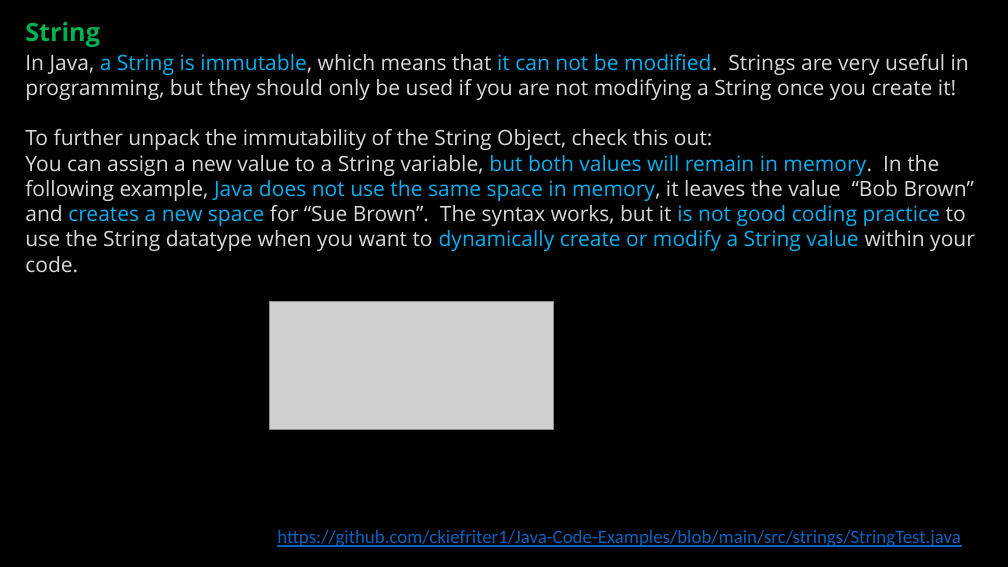
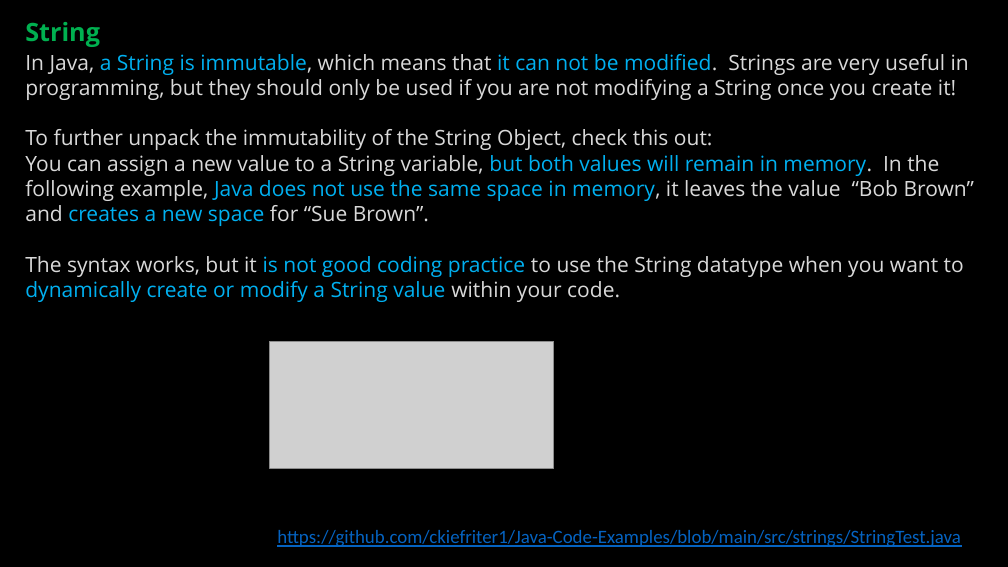
Before and after one commit to ckiefriter1/PT-BESD, a slide deck: slide 3 of Week4/BESD Week 4.pptx. Drawn at 1008x567 pixels with LibreOffice and Linux fonts; fonts in the diff are those of the drawing; grey boxes stand for pictures. Boxes give left, top, right and bottom in pixels: in the first picture for what was removed or moved away, otherwise in the second. Text is boxed around its words. In the diff, an @@ line names an element or a change of style, - is before the commit and + after.

```diff
--- a/Week4/BESD Week 4.pptx
+++ b/Week4/BESD Week 4.pptx
@@ text at bbox=[25, 155, 975, 302]: text changed @@
-You can assign a new value to a String variable, but both values will remain in memory. In the following example, Java does not use the same space in memory, it leaves the value “Bob Brown” and creates a new space for “Sue Brown”. The syntax works, but it is not good coding practice to use the String datatype when you want to dynamically create or modify a String value within your code.
+You can assign a new value to a String variable, but both values will remain in memory. In the following example, Java does not use the same space in memory, it leaves the value “Bob Brown” and creates a new space for “Sue Brown”.
+The syntax works, but it is not good coding practice to use the String datatype when you want to dynamically create or modify a String value within your code.
@@ picture: place and size @@
-picture at bbox=[270, 302, 554, 429]
+picture at bbox=[270, 341, 554, 468]
```
Also in this commit, not shown: 1 slide added, 1 other file.
